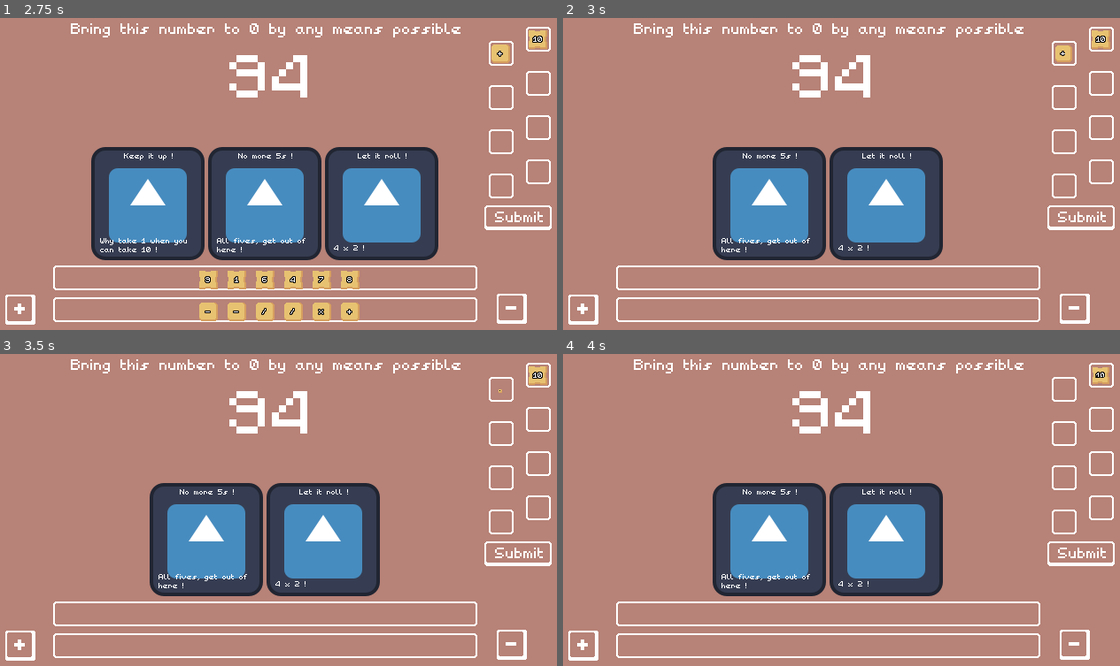
Above: before the commit, frames 1-4 (two rows, left to right).
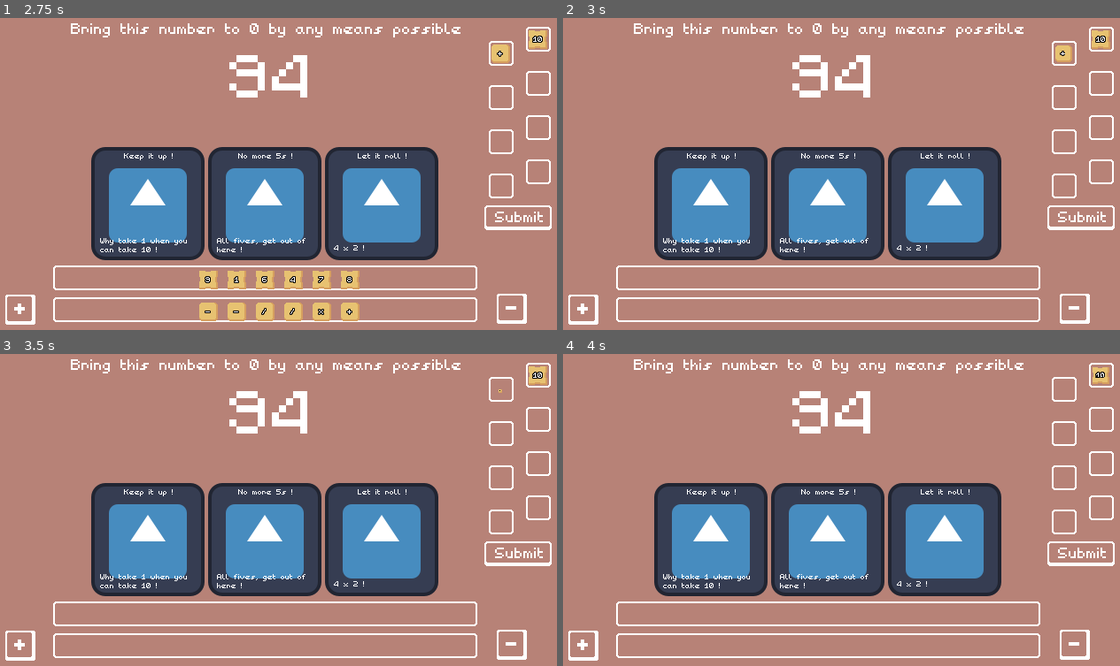
Above: after the commit, the same moments.

Repository: Hugo-Carbiener/GMTK-2026
Game: Godot game, scene res://assets/scenes/level_H.tscn
Two runs of this game, one before a commit and one after it. Both use one fixed random seed, a clock stepped at 60 frames per second and the inputs below. The engine's default icon, where the game draws it, is replaced by a stand-in: a white triangle on a blue panel in a dark square.
Inputs (mouse positions are in pixels of both pictures, inside the frame that each line leads up to):
- Up to frame 1 (2.75 s): click (16, 308) at 0.5 s; click (178, 276) at 1.27 s; click (178, 308) at 2.02 s
- Up to frame 2 (3 s): click (1081, 217) at 2.75 s
- Up to frame 3 (3.5 s): no input
- Up to frame 4 (4 s): click (1075, 644) at 3.5 s

Frame 1 is identical in both runs. In frame 2, 16% of the frame differs, in the area x 16-79%, y 41-78%; in frame 3, 16%; in frame 4, 16%.

Commit message:
Pouet pouet bug fix for now

Diff:
--- a/gmtk-2026/assets/scripts/cards/CardFactory.gd
+++ b/gmtk-2026/assets/scripts/cards/CardFactory.gd
@@ -40,7 +40,7 @@
 		if(model.Type==CARD_TYPE.SUBMIT_EFFECT):
 			cardDeck[model].Model.TriggerCardEffect(tileCouples);
 			#TODO : add some visual bullshittery here
-			ClearCardFromDeck(model);
+			#ClearCardFromDeck(model);
 	return;
 
 func ExecuteCardDraw()->void:
@@ -49,7 +49,7 @@
 		if(model.Type==CARD_TYPE.DRAW_EFFECT):
 			cardDeck[model].Model.TriggerCardEffect();
 			#TODO : add some visual bullshittery here
-			ClearCardFromDeck(model);
+			#ClearCardFromDeck(model);
 	return;
 
 func ClearCardFromDeck(model:CardModel)->void:
